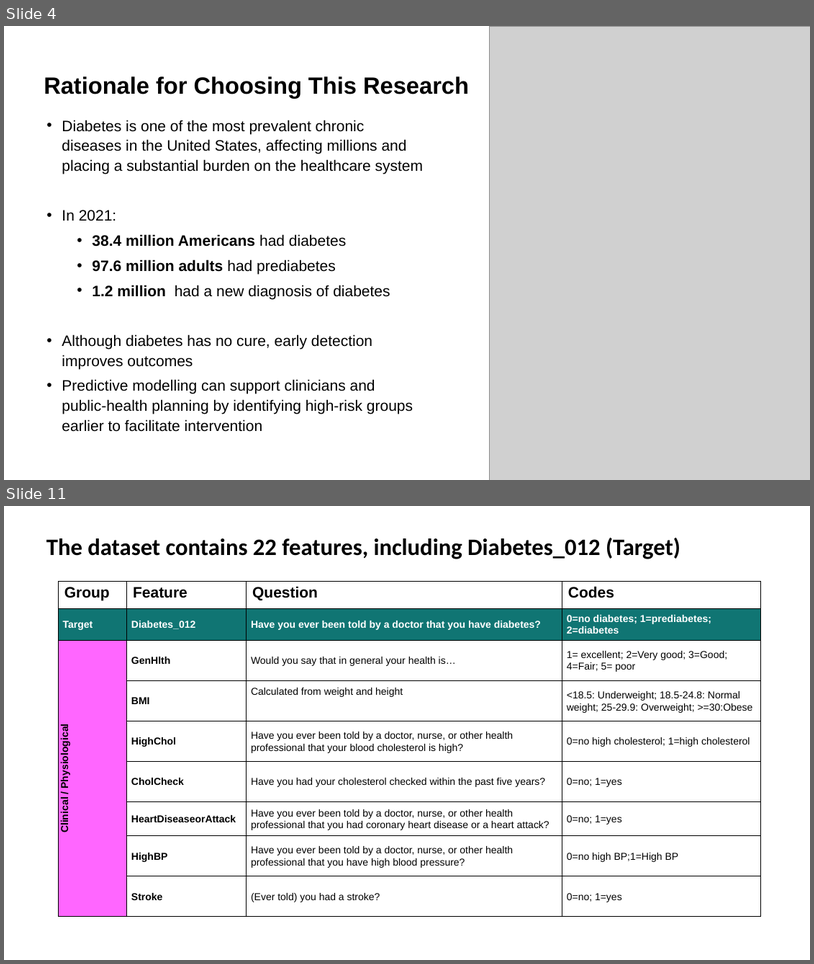
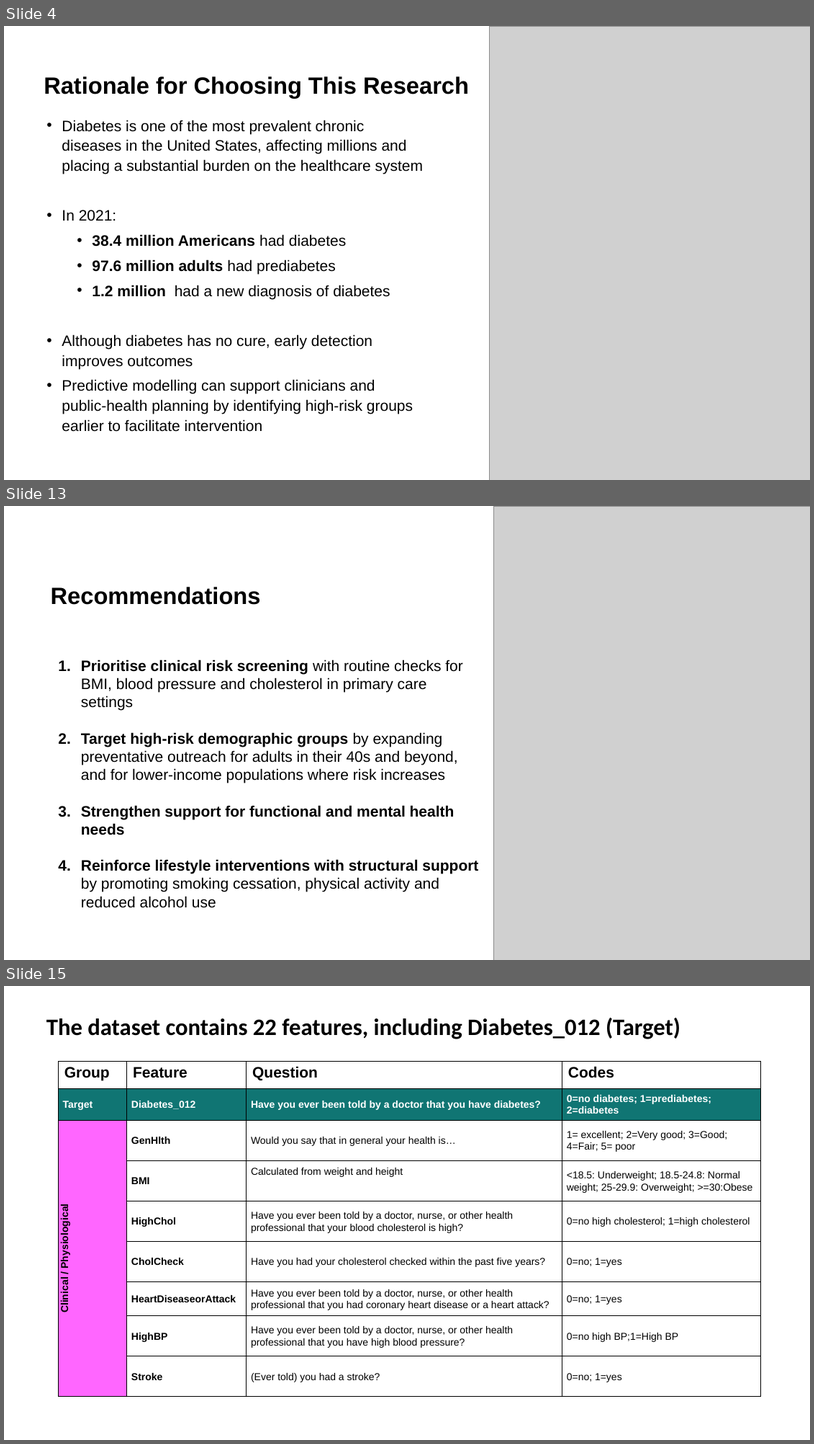
Before and after one commit to teresamcgarry/diabetes, a slide deck: presentation/diabetes_presentation.pptx. Shown one above the other, each under a label of ours: slides 4 and 11 before the commit, slides 4, 13 and 15 after it; the slides between them are not shown. The pictures are 814x964 and 814x1444 pixels, drawn with LibreOffice and Linux fonts; fonts in the diff are those of the drawing; grey boxes stand for pictures. Boxes give left, top, right and bottom in pixels: in the first picture for what was removed or moved away, otherwise in the second. Text is boxed around its words. In the diff, an @@ line names an element or a change of style, - is before the commit and + after.

```diff
--- a/presentation/diabetes_presentation.pptx
+++ b/presentation/diabetes_presentation.pptx
@@ slide 13 added at (4, 506, 810, 960), background #FFFFFF @@
@@ picture added at (494, 506, 810, 960) @@
@@ title added at (51, 587, 261, 605), 28 pt, text #000000, bold @@
+Recommendations
@@ text added at (81, 659, 478, 908), 18 pt, text #000000 @@
+1. Prioritise clinical risk screening with routine checks for BMI, blood pressure and cholesterol in primary care settings
+2. Target high-risk demographic groups by expanding preventative outreach for adults in their 40s and beyond, and for lower-income populations where risk increases
+3. Strengthen support for functional and mental health needs
+4. Reinforce lifestyle interventions with structural support by promoting smoking cessation, physical activity and reduced alcohol use
@@ what was slide 11 is now slide 15 @@
```
Also in this commit, not shown: 6 slides changed, 5 other slides added, 2 slides removed.
